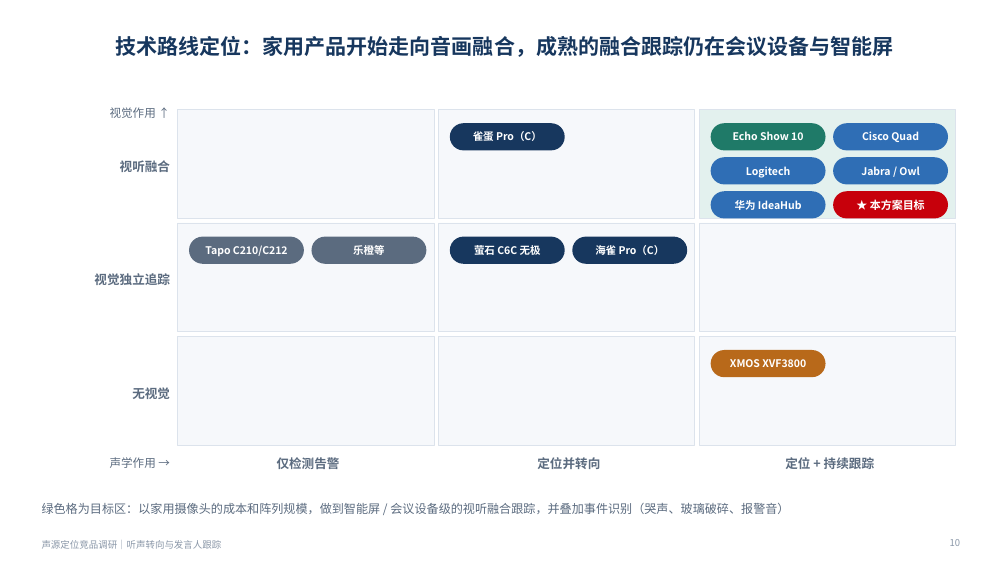
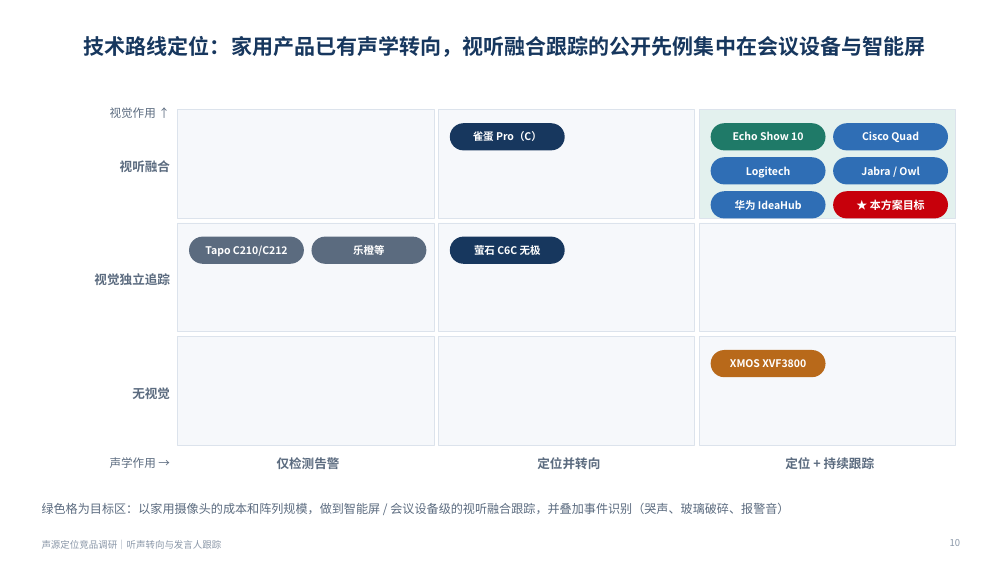
Before and after one commit to ZeroFoxxi/ssl-scene1, a slide deck: slide 10 of 声源定位竞品调研_听声转向与发言人跟踪.pptx. Drawn at 1008x567 pixels with LibreOffice and Linux fonts; fonts in the diff are those of the drawing. Boxes give left, top, right and bottom in pixels: in the first picture for what was removed or moved away, otherwise in the second. Text is boxed around its words. In the diff, an @@ line names an element or a change of style, - is before the commit and + after.

```diff
--- a/声源定位竞品调研_听声转向与发言人跟踪.pptx
+++ b/声源定位竞品调研_听声转向与发言人跟踪.pptx
@@ title at [84, 36, 926, 57]: text changed @@
-技术路线定位：家用产品开始走向音画融合，成熟的融合跟踪仍在会议设备与智能屏
+技术路线定位：家用产品已有声学转向，视听融合跟踪的公开先例集中在会议设备与智能屏
@@ rounded rectangle removed at [572, 237, 687, 264] @@
-海雀 Pro（C）
```
Also in this commit, not shown: 11 other slides changed, 3 other files.
